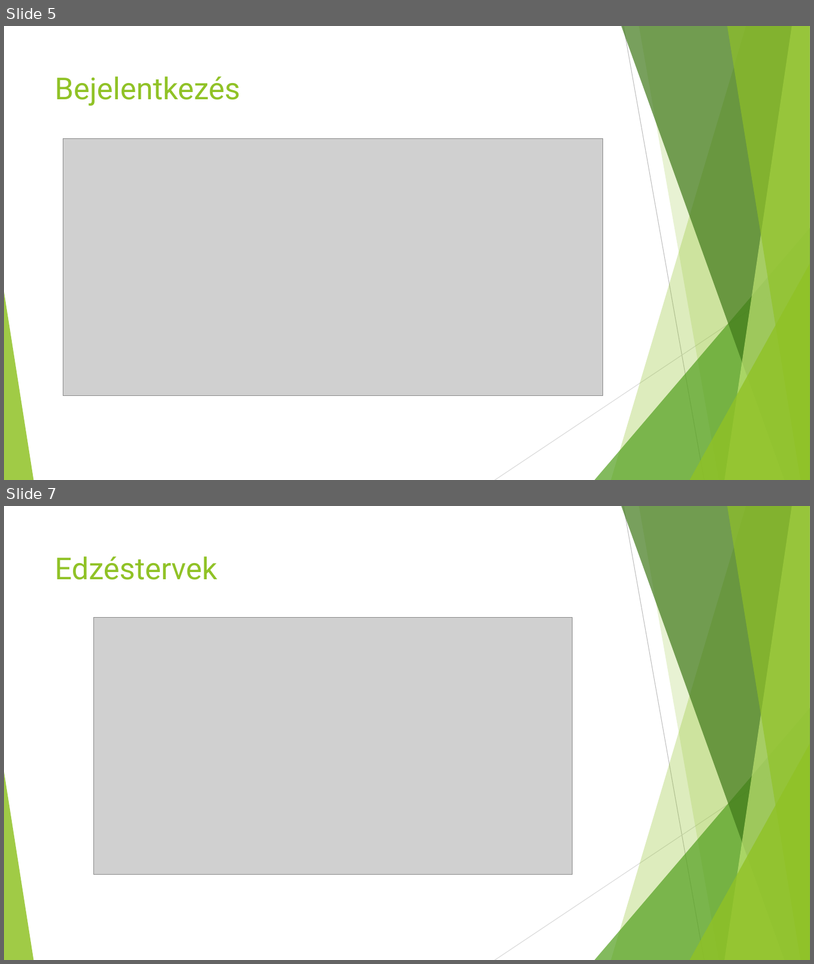
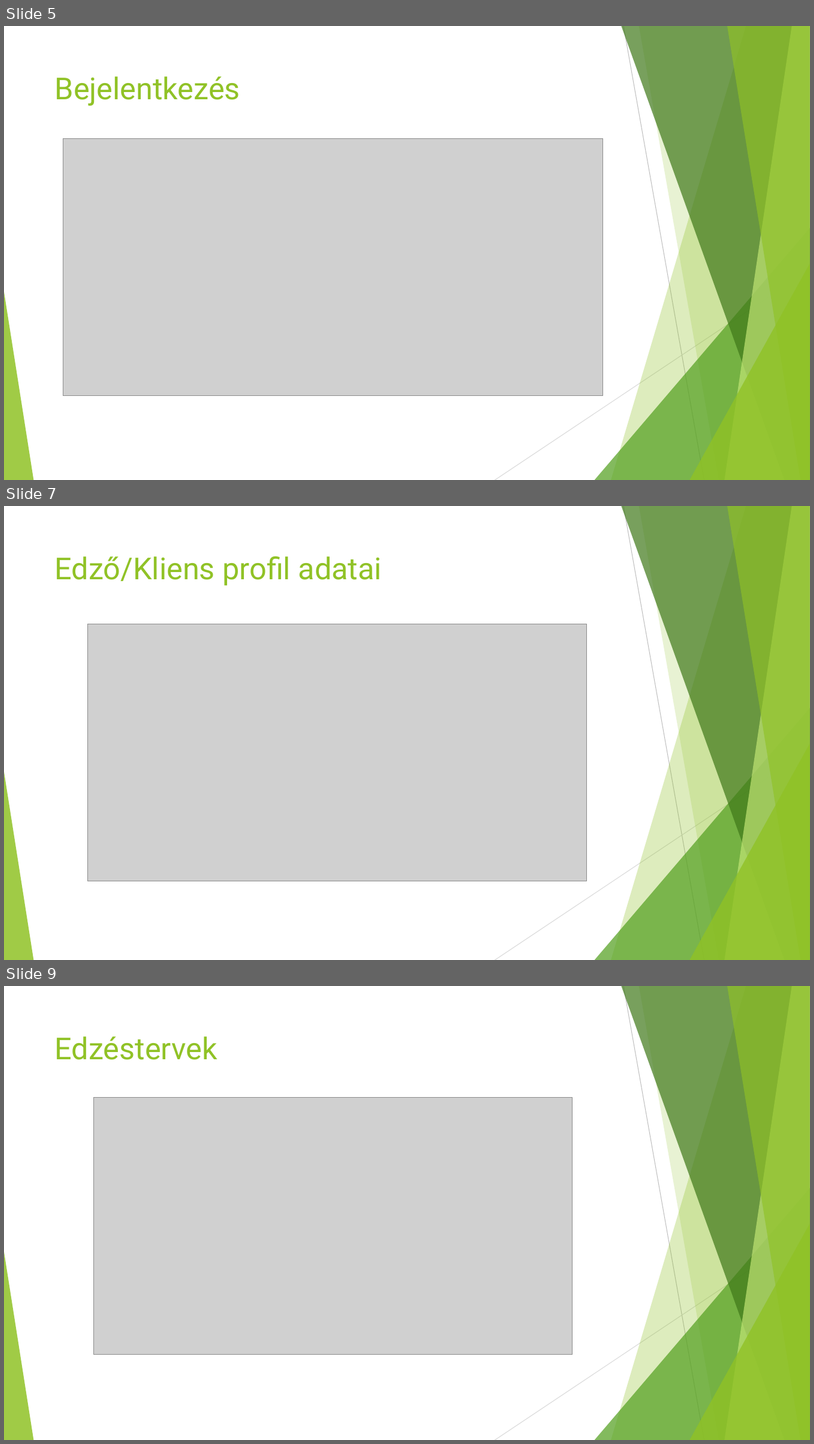
Before and after one commit to SzaboRichard01/2023_Zaroprojekt, a slide deck: ShineGym&Fit edzésterv és étrendösszeállító webalkalmazás Szabó Richárd - Híves Sebastian.pptx. Shown one above the other, each under a label of ours: slides 5 and 7 before the commit, slides 5, 7 and 9 after it; the slides between them are not shown. The pictures are 814x964 and 814x1444 pixels, drawn with LibreOffice and Linux fonts; fonts in the diff are those of the drawing; grey boxes stand for pictures. Boxes give left, top, right and bottom in pixels: in the first picture for what was removed or moved away, otherwise in the second. Text is boxed around its words. In the diff, an @@ line names an element or a change of style, - is before the commit and + after.

Commit message:
ppt felvitel & kliens profil adatok

```diff
--- a/ShineGym&Fit edzésterv és étrendösszeállító webalkalmazás Szabó Richárd - Híves Sebastian.pptx
+++ b/ShineGym&Fit edzésterv és étrendösszeállító webalkalmazás Szabó Richárd - Híves Sebastian.pptx
@@ slide 7 added at (4,506,810,960), background #FFFFFF; not listed: 10 template elements that a slide beside it also shows @@
@@ title added at (55,556,382,586), 36 pt, text #90C226 @@
+Edző/Kliens profil adatai
@@ picture added at (87,624,587,880) @@
@@ what was slide 7 is now slide 9 @@
```
Also in this commit, not shown: 1 slide changed, 4 other slides added.
